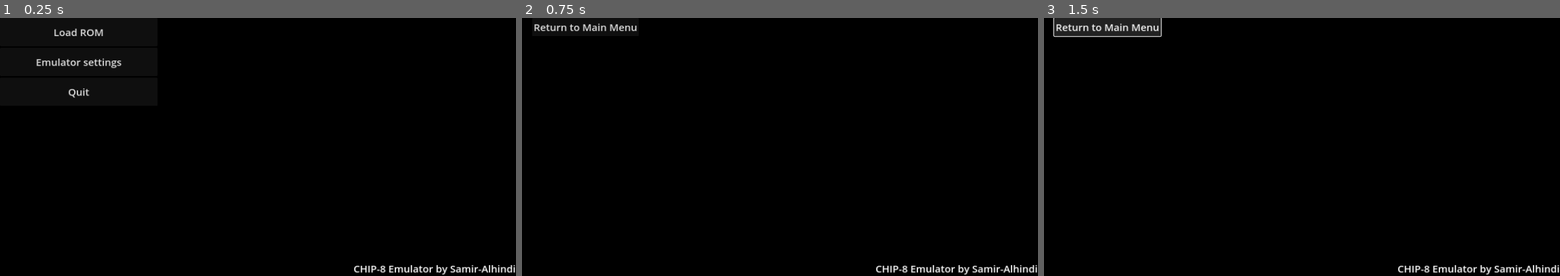
Above: before the commit, frames 1-3 (left to right).
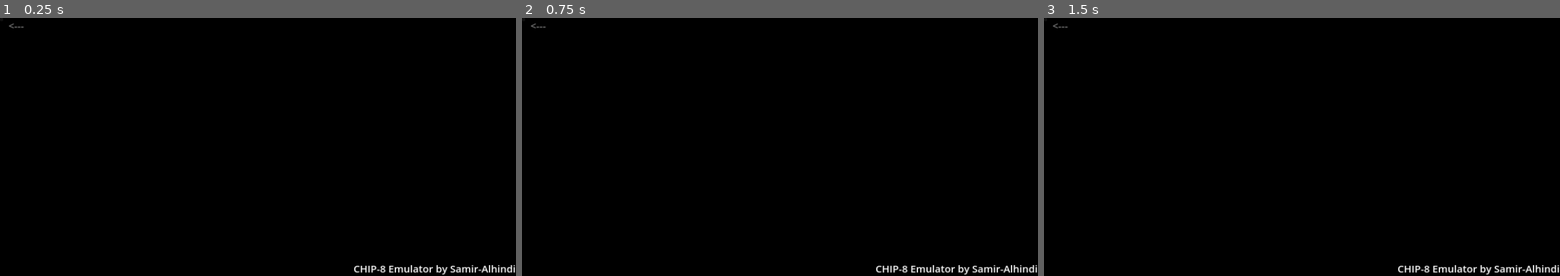
Above: after the commit, the same moments.

Repository: samir-alhindi/chip8_emulator_Godot_4
Game: Godot game, scene res://title_screen.tscn
Same seed, same stepped clock (60 frames per second), same inputs: the game is played once before the commit and once after it.
Inputs (mouse positions are in pixels of both pictures, inside the frame that each line leads up to):
- Up to frame 1 (0.25 s): no input
- Up to frame 2 (0.75 s): click (599, 30) at 0.5 s, where only the run before the commit has a clickable "Load ROM"
- Up to frame 3 (1.5 s): click (1105, 28) at 1.25 s, where only the run before the commit has a clickable "Return to Main Menu"

The runs differ from the first frame. In frame 1, 0.6% of the frame differs, in the area x 1-24%, y 2-31%; in frame 2, 0.4%; in frame 3, 1.6%, in the area x 1-23%, y 0-8%.
Error before the commit: Cannot call method 'list_dir_begin' on a null value. (res://title_screen.gd:18)

Commit message:
WIP of implementing file explorer

Diff:
--- /dev/null
+++ b/button_theme.tres
@@ -0,0 +1,13 @@
+[gd_resource type="Theme" load_steps=3 format=3 uid="uid://bvrvntssv7s4j"]
+
+[sub_resource type="StyleBoxFlat" id="StyleBoxFlat_xgdpv"]
+bg_color = Color(0.6, 0.6, 0.6, 0)
+
+[sub_resource type="StyleBoxFlat" id="StyleBoxFlat_a77ng"]
+bg_color = Color(0.6, 0.6, 0.6, 0)
+
+[resource]
+Button/colors/font_color = Color(1, 1, 1, 0.498039)
+Button/font_sizes/font_size = 25
+Button/styles/hover = SubResource("StyleBoxFlat_xgdpv")
+Button/styles/normal = SubResource("StyleBoxFlat_a77ng")
--- a/emulator.gd
+++ b/emulator.gd
@@ -29,7 +29,7 @@
 
 
 ## ROM to load.
-static var game_name: String
+static var game_path: String
 ## color of the black screen.
 static var background_color: Color = Color.BLACK
 ## color of the drawn sprites.
@@ -87,7 +87,7 @@
 		RAM[offset] = i
 		offset += 1
 
-	var rom: PackedByteArray = open_read_and_get_ROM("res://ROMs/" + game_name)
+	var rom: PackedByteArray = open_read_and_get_ROM(game_path)
 	load_rom_into_ram(rom)
 
 func _process(delta: float) -> void:
--- a/rom_name_label.gd
+++ /dev/null
@@ -1,13 +0,0 @@
-extends Label
-
-func _on_mouse_entered() -> void:
-	modulate.a = 1
-
-func _on_mouse_exited() -> void:
-	modulate.a = 0.5
-
-func _gui_input(event) -> void:
-	if event is InputEventMouseButton:
-		if event.button_index == MOUSE_BUTTON_LEFT and event.pressed:
-			Emulator.game_name = text
-			get_tree().change_scene_to_file("uid://d531712tl7rh")
--- a/rom_name_label.tscn
+++ /dev/null
@@ -1,15 +0,0 @@
-[gd_scene load_steps=2 format=3 uid="uid://d3ojx1jltmgws"]
-
-[ext_resource type="Script" path="res://rom_name_label.gd" id="1_pon5c"]
-
-[node name="RomNameLabel" type="Label"]
-modulate = Color(1, 1, 1, 0.498039)
-offset_right = 40.0
-offset_bottom = 23.0
-mouse_filter = 1
-theme_override_font_sizes/font_size = 25
-text = "ROM name here"
-script = ExtResource("1_pon5c")
-
-[connection signal="mouse_entered" from="." to="." method="_on_mouse_entered"]
-[connection signal="mouse_exited" from="." to="." method="_on_mouse_exited"]
--- a/title_screen.gd
+++ b/title_screen.gd
@@ -1,42 +1,60 @@
 extends Node
 
-const ROM_NAME_LABEL: PackedScene = preload("res://rom_name_label.tscn")
+const BUTTON_THEME: Theme = preload("uid://bvrvntssv7s4j")
+var path: String = ""
+var file: bool = false
 
 func _ready() -> void:
 	RenderingServer.set_default_clear_color(Color.BLACK)
-	$CanvasLayer/Buttons.show()
-	$CanvasLayer/Roms.hide()
-	$CanvasLayer/Settings.hide()
 
-func _on_load_rom_button_pressed() -> void:
-	$CanvasLayer/Buttons.hide()
-	$CanvasLayer/Roms.show()
+	path = OS.get_system_dir(OS.SYSTEM_DIR_DOCUMENTS)
+	set_layout()
 
-	# Load ROMs as buttons:
-	var ROMs_path: StringName = "res://ROMs/"
-	var dir: DirAccess = DirAccess.open(ROMs_path)
+func set_layout() -> void:
+	file = false
+	for button: Button in %"FolderNames".get_children():
+		button.queue_free()
+	%"Path".text = path
+	var up_button: Button = Button.new()
+	up_button.text = "<---"
+	up_button.pressed.connect(go_up)
+	up_button.theme = BUTTON_THEME
+	up_button.alignment = HORIZONTAL_ALIGNMENT_LEFT
+	%FolderNames.add_child(up_button)
+	var dir: DirAccess = DirAccess.open(path)
 	dir.list_dir_begin()
 	var file_name: String = dir.get_next()
 	while file_name != "":
-		var label: Label = ROM_NAME_LABEL.instantiate()
-		label.text = file_name
-		$CanvasLayer/Roms/HBoxContainer/RomNames.add_child(label)
+		var button: Button = Button.new()
+		button.text = file_name
+		button.theme = BUTTON_THEME
+		button.alignment = HORIZONTAL_ALIGNMENT_LEFT
+		%FolderNames.add_child(button)
+		if dir.current_is_dir():
+			button.pressed.connect(open_folder.bind(file_name))
+		else:
+			button.pressed.connect(open_file.bind(file_name))
+			if not file_name.get_extension() in ["ch8", "c8"]:
+				button.queue_free()
 		file_name = dir.get_next()
 
-func _on_settings_pressed() -> void:
-	$CanvasLayer/Buttons.hide()
-	$CanvasLayer/Settings.show()
+func open_folder(folder_name: String) -> void:
+	if file == true:
+		path = path.get_base_dir()
+	path = path + "/" + folder_name
+	set_layout()
 
-func _on_quit_button_pressed() -> void:
-	get_tree().quit()
+func open_file(file_name: String) -> void:
+	if file == true:
+		path = path.get_base_dir()
+	path = path + "/" + file_name
+	%"Path".text = path
+	file = true
+	Emulator.game_path = path
+	get_tree().change_scene_to_file("uid://d531712tl7rh")
 
-func _on_bg_picker_button_color_changed(color: Color) -> void:
-	Emulator.background_color = color
-
-func _on_sprite_picker_button_color_changed(color: Color) -> void:
-	Emulator.sprite_color = color
-
-# Return from Settings to main menu
-func _on_return_pressed() -> void:
-	$CanvasLayer/Buttons.show()
-	$CanvasLayer/Settings.hide()
+func go_up() -> void:
+	if file == true:
+		path = path.get_base_dir()
+	path = path.get_base_dir()
+	set_layout()
--- a/title_screen.tscn
+++ b/title_screen.tscn
@@ -7,104 +7,35 @@
 
 [node name="CanvasLayer" type="CanvasLayer" parent="."]
 
-[node name="Buttons" type="VBoxContainer" parent="CanvasLayer"]
-visible = false
-anchors_preset = 9
-anchor_bottom = 1.0
-offset_right = 391.0
-grow_vertical = 2
-mouse_filter = 2
-
-[node name="LoadRomButton" type="Button" parent="CanvasLayer/Buttons"]
-custom_minimum_size = Vector2(0, 70)
-layout_mode = 2
-theme_override_font_sizes/font_size = 25
-text = "Load ROM"
-
-[node name="Settings" type="Button" parent="CanvasLayer/Buttons"]
-custom_minimum_size = Vector2(0, 70)
-layout_mode = 2
-theme_override_font_sizes/font_size = 25
-text = "Emulator settings"
-
-[node name="QuitButton" type="Button" parent="CanvasLayer/Buttons"]
-custom_minimum_size = Vector2(0, 70)
-layout_mode = 2
-theme_override_font_sizes/font_size = 25
-text = "Quit"
-
-[node name="Roms" type="ScrollContainer" parent="CanvasLayer"]
-visible = false
+[node name="Folders" type="ScrollContainer" parent="CanvasLayer"]
 anchors_preset = 9
 anchor_bottom = 1.0
 offset_left = 21.0
-offset_right = 879.0
-offset_bottom = -42.0
+offset_right = 615.0
+offset_bottom = -84.0
 grow_vertical = 2
 pivot_offset = Vector2(444, 176)
 mouse_filter = 2
 
-[node name="HBoxContainer" type="HBoxContainer" parent="CanvasLayer/Roms"]
+[node name="HBoxContainer" type="HBoxContainer" parent="CanvasLayer/Folders"]
 layout_mode = 2
 size_flags_horizontal = 0
 
-[node name="RomNames" type="VBoxContainer" parent="CanvasLayer/Roms/HBoxContainer"]
+[node name="FolderNames" type="VBoxContainer" parent="CanvasLayer/Folders/HBoxContainer"]
+unique_name_in_owner = true
 layout_mode = 2
 mouse_filter = 2
 
-[node name="Return" type="Button" parent="CanvasLayer/Roms/HBoxContainer"]
-layout_mode = 2
-size_flags_horizontal = 8
-size_flags_vertical = 0
+[node name="Path" type="Label" parent="CanvasLayer"]
+unique_name_in_owner = true
+anchors_preset = 2
+anchor_top = 1.0
+anchor_bottom = 1.0
+offset_top = -35.0
+offset_right = 118.0
+grow_vertical = 0
 theme_override_font_sizes/font_size = 25
-text = "Return to Main Menu"
-
-[node name="Settings" type="ScrollContainer" parent="CanvasLayer"]
-visible = false
-anchors_preset = 4
-anchor_top = 0.5
-anchor_bottom = 0.5
-offset_left = 17.0
-offset_top = -288.0
-offset_right = 855.0
-offset_bottom = 300.0
-grow_vertical = 2
-
-[node name="HBoxContainer" type="HBoxContainer" parent="CanvasLayer/Settings"]
-layout_mode = 2
-theme_override_constants/separation = 30
-
-[node name="Left" type="VBoxContainer" parent="CanvasLayer/Settings/HBoxContainer"]
-layout_mode = 2
-
-[node name="BackgroundLabel" type="Label" parent="CanvasLayer/Settings/HBoxContainer/Left"]
-layout_mode = 2
-theme_override_font_sizes/font_size = 25
-text = "Background Color"
-
-[node name="SpriteLabel" type="Label" parent="CanvasLayer/Settings/HBoxContainer/Left"]
-layout_mode = 2
-theme_override_font_sizes/font_size = 25
-text = "Sprites Color"
-
-[node name="Right" type="VBoxContainer" parent="CanvasLayer/Settings/HBoxContainer"]
-layout_mode = 2
-
-[node name="BGPickerButton" type="ColorPickerButton" parent="CanvasLayer/Settings/HBoxContainer/Right"]
-layout_mode = 2
-text = "testtesttesttest"
-edit_alpha = false
-
-[node name="SpritePickerButton" type="ColorPickerButton" parent="CanvasLayer/Settings/HBoxContainer/Right"]
-layout_mode = 2
-text = "testtesttesttest"
-color = Color(1, 1, 1, 1)
-edit_alpha = false
-
-[node name="Return" type="Button" parent="CanvasLayer/Settings/HBoxContainer"]
-layout_mode = 2
-theme_override_font_sizes/font_size = 25
-text = "Return to Main Menu"
+text = "Path here"
 
 [node name="Credit" type="Label" parent="CanvasLayer"]
 anchors_preset = 3
@@ -119,9 +50,6 @@
 theme_override_font_sizes/font_size = 25
 text = "CHIP-8 Emulator by Samir-Alhindi"
 
-[connection signal="pressed" from="CanvasLayer/Buttons/LoadRomButton" to="." method="_on_load_rom_button_pressed"]
-[connection signal="pressed" from="CanvasLayer/Buttons/Settings" to="." method="_on_settings_pressed"]
-[connection signal="pressed" from="CanvasLayer/Buttons/QuitButton" to="." method="_on_quit_button_pressed"]
-[connection signal="color_changed" from="CanvasLayer/Settings/HBoxContainer/Right/BGPickerButton" to="." method="_on_bg_picker_button_color_changed"]
-[connection signal="color_changed" from="CanvasLayer/Settings/HBoxContainer/Right/SpritePickerButton" to="." method="_on_sprite_picker_button_color_changed"]
-[connection signal="pressed" from="CanvasLayer/Settings/HBoxContainer/Return" to="." method="_on_return_pressed"]
+[node name="Button" type="Button" parent="."]
+offset_right = 8.0
+offset_bottom = 8.0
